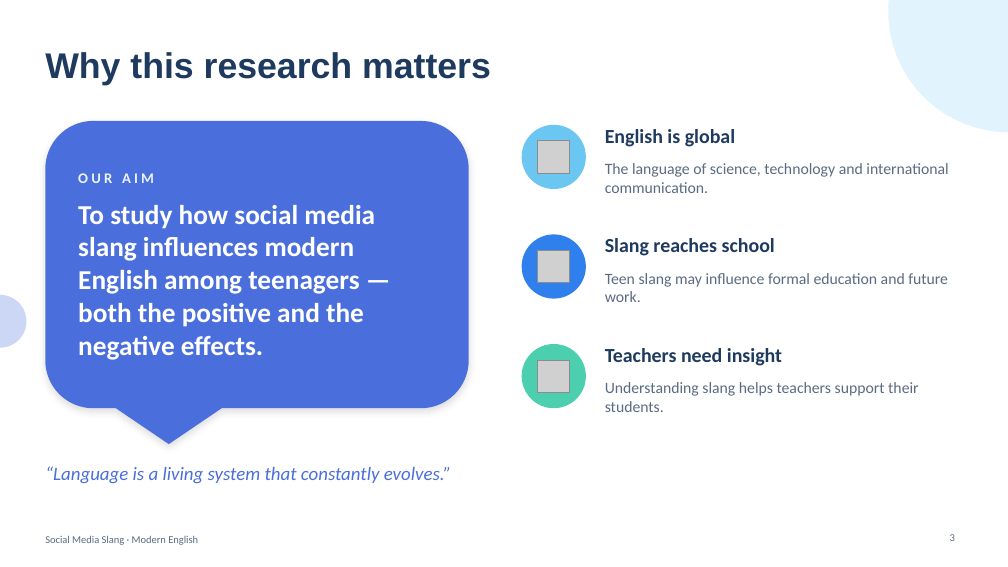
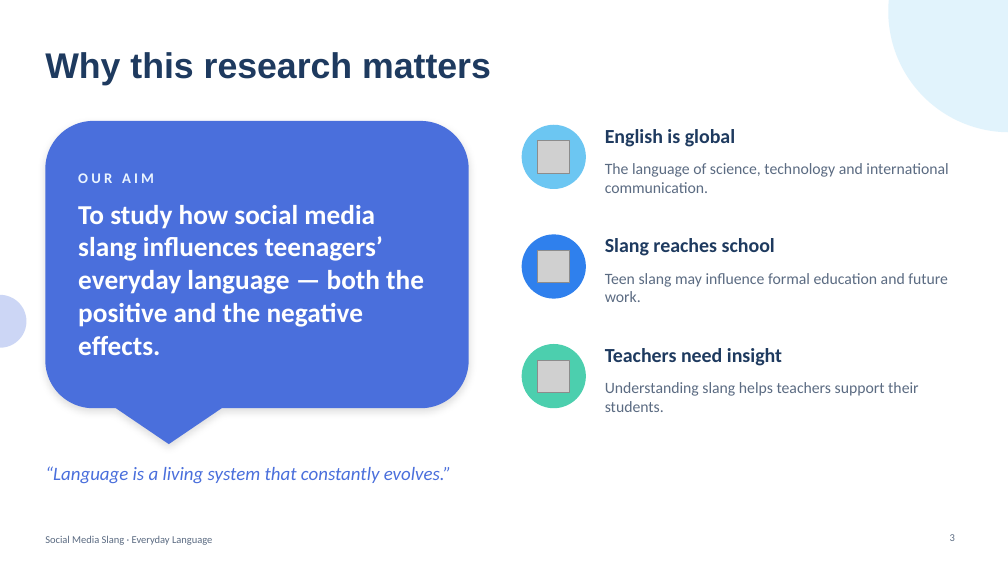
Before and after one commit to araymyrkieva9-sketch/english-daptar, a slide deck: slide 3 of variants/Slang_Presentation_1_Sky_Blue.pptx. Drawn at 1008x567 pixels with LibreOffice and Linux fonts; fonts in the diff are those of the drawing; grey boxes stand for pictures. Boxes give left, top, right and bottom in pixels: in the first picture for what was removed or moved away, otherwise in the second. Text is boxed around its words. In the diff, an @@ line names an element or a change of style, - is before the commit and + after.

```diff
--- a/variants/Slang_Presentation_1_Sky_Blue.pptx
+++ b/variants/Slang_Presentation_1_Sky_Blue.pptx
@@ text in rounded speech box at <box>78,205,424,355</box>: text changed @@
-To study how social media slang influences modern English among teenagers — both the positive and the negative effects.
+To study how social media slang influences teenagers’ everyday language — both the positive and the negative effects.
@@ text at <box>45,535,212,545</box>: text changed @@
-Social Media Slang · Modern English
+Social Media Slang · Everyday Language
```
Also in this commit, not shown: 17 other slides changed, 3 other files.
